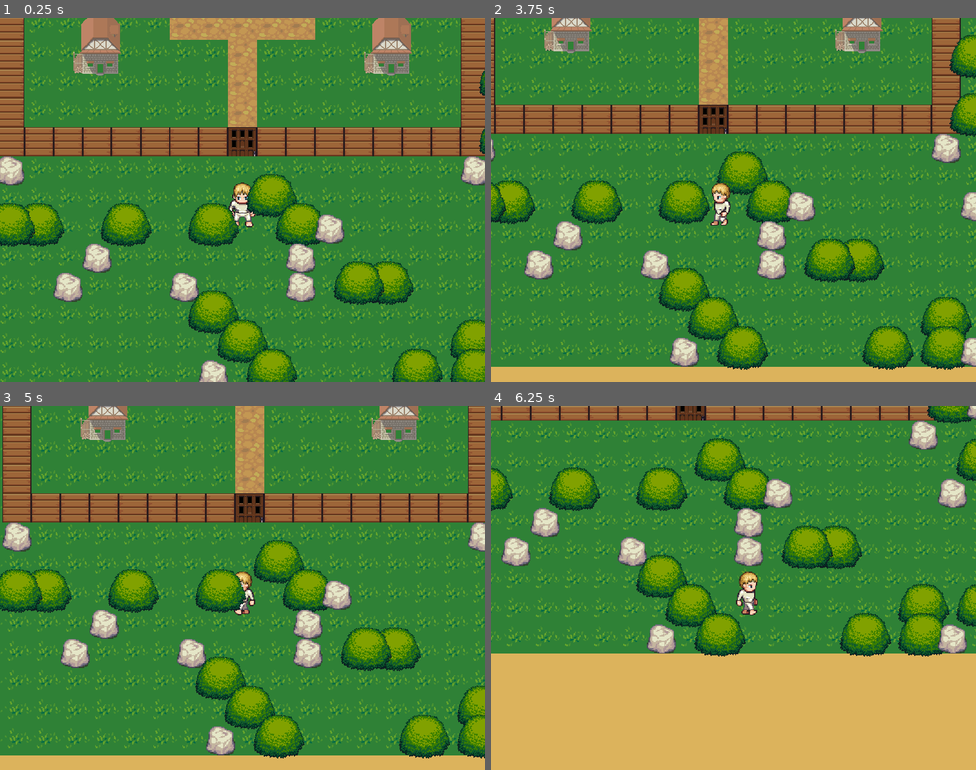
Above: before the commit, frames 1-4 (two rows, left to right).
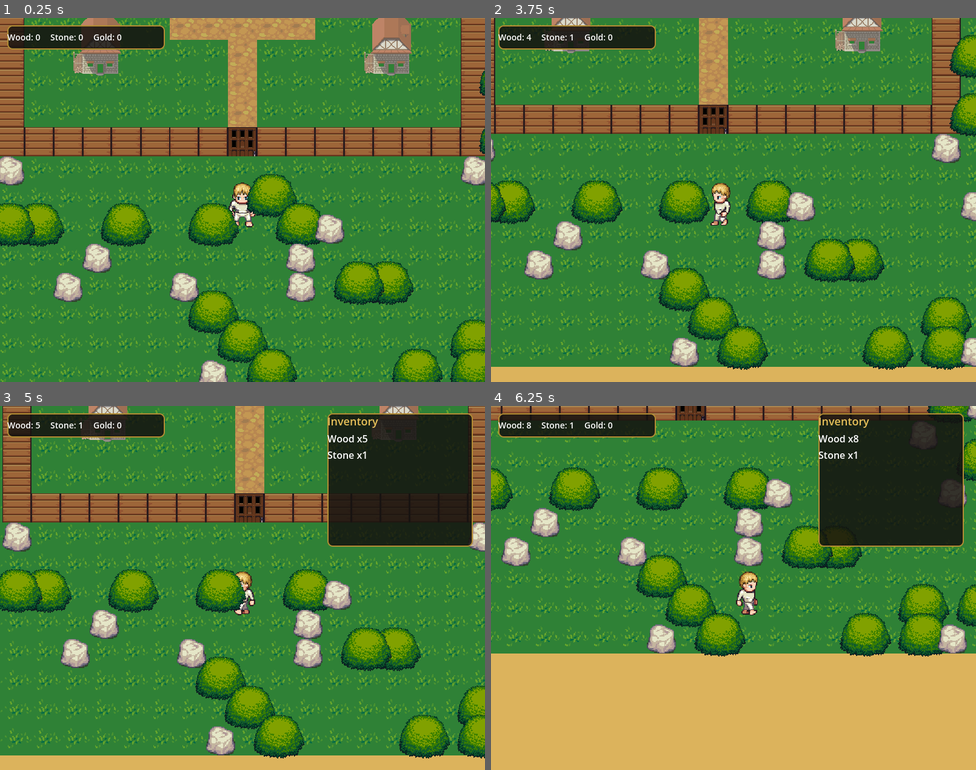
Above: after the commit, the same moments.

Repository: tobiashk-git/valley-game-godot
Game: Godot game, scene res://scenes/Overworld.tscn
The game is run twice, just before and just after one commit, with the same random seed, the same clock (stepped at 60 frames per second) and the same inputs.
Inputs:
- Up to frame 1 (0.25 s): no input
- Up to frame 2 (3.75 s): tap Enter at 0.5 s; hold D (move_right) 0.53-1.28 s; tap E (interact) every 0.75 s from 0.6 to 3.6 s; hold S (move_down) 1.28-2.03 s; hold D (move_right) 2.03-2.78 s; hold W (move_up) 2.78-3.53 s; hold A (move_left) from 3.53 s (still down)
- Up to frame 3 (5 s): keep holding A (move_left); tap I (toggle_inventory, bound only after the commit) at 4.15 s; tap E (interact) at 4.35 s
- Up to frame 4 (6.25 s): release A (move_left) at 5.03 s; hold S (move_down) 5.03-5.78 s; tap E (interact) at 5.1, 5.85 s; hold D (move_right) from 5.78 s (still down)

The runs differ from the first frame. In frame 1, 2.1% of the frame differs, in the area x 1-34%, y 2-9%; in frame 2, 3.0%; in frame 3, 14%; in frame 4, 14%, in the area x 1-98%, y 2-39%.

Commit message:
Phase 3 (slice 1): items, inventory, gathering, HUD + inventory panel
New foundation for the UI phase: Items.gd (a small registry - wood,
stone, gold, just enough to prove the pipeline) and Inventory.gd (the
backpack, add/remove/get by id with a changed signal), both plain-
script autoloads like World/GameState.

Trees and rocks are now gatherable - walk near, press E, get 1 wood/
stone, deplete after 3 taps and disappear - via a new gatherable.gd
attached to both prop scenes (port of tryGather()/nearestResourceTile()
in game.js). A HUD (top-left, live wood/stone/gold counters) and an
inventory panel (toggled with I) both update live off Inventory's
changed signal.

Two real bugs caught during verification: (1) items.gd's get_name()
silently collided with Node's own built-in get_name() - renamed to
get_item_name(). (2) hud.gd's node paths skipped a MarginContainer
level that's actually in the built scene, crashing on load - fixed
to match. Also confirmed a real environment quirk: bare global
identifiers for autoloads only resolve reliably in scripts attached
to actual scene-tree nodes, not in top-level `--script` SceneTree
runners or `--check-only` checks - only affects my own verification
tooling, not the game itself (World/GameState/Items/Inventory are
all referenced as bare identifiers throughout the real game scripts
and work correctly at runtime).

Diff:
--- a/project.godot
+++ b/project.godot
@@ -19,6 +19,10 @@
 World="*res://scripts/world.gd"
 GameState="*res://scripts/game_state.gd"
 DialogueUI="*res://scenes/DialogueUI.tscn"
+Items="*res://scripts/items.gd"
+Inventory="*res://scripts/inventory.gd"
+HUD="*res://scenes/HUD.tscn"
+InventoryPanel="*res://scenes/InventoryPanel.tscn"
 
 [display]
 
@@ -53,6 +57,11 @@
 "events": [Object(InputEventKey,"resource_local_to_scene":false,"resource_name":"","device":-1,"window_id":0,"alt_press …(190 unchanged characters)…
 ]
 }
+toggle_inventory={
+"deadzone": 0.2,
+"events": [Object(InputEventKey,"resource_local_to_scene":false,"resource_name":"","device":-1,"window_id":0,"alt_pressed":false,"shift_pressed":false,"ctrl_pressed":false,"meta_pressed":false,"pressed":false,"keycode":0,"physical_keycode":73,"key_label":0,"unicode":0,"location":0,"echo":false,"script":null)
+]
+}
 
 [rendering]
 
--- /dev/null
+++ b/scenes/HUD.tscn
@@ -0,0 +1,50 @@
+[gd_scene format=3]
+
+[ext_resource type="Script" path="res://scripts/hud.gd" id="1_qpvh6"]
+
+[sub_resource type="StyleBoxFlat" id="StyleBoxFlat_fls4u"]
+content_margin_left = 12.0
+content_margin_top = 12.0
+content_margin_right = 12.0
+content_margin_bottom = 12.0
+bg_color = Color(0.08, 0.07, 0.06, 0.85)
+border_width_left = 2
+border_width_top = 2
+border_width_right = 2
+border_width_bottom = 2
+border_color = Color(0.7, 0.55, 0.2, 1)
+corner_radius_top_left = 8
+corner_radius_top_right = 8
+corner_radius_bottom_right = 8
+corner_radius_bottom_left = 8
+
+[node name="HUD" type="CanvasLayer" unique_id=1770952967]
+script = ExtResource("1_qpvh6")
+
+[node name="Panel" type="Panel" parent="." unique_id=210671950]
+offset_left = 12.0
+offset_top = 12.0
+offset_right = 272.0
+offset_bottom = 52.0
+theme_override_styles/panel = SubResource("StyleBoxFlat_fls4u")
+
+[node name="Margin" type="MarginContainer" parent="Panel" unique_id=491666188]
+layout_mode = 0
+anchor_right = 1.0
+anchor_bottom = 1.0
+
+[node name="HBox" type="HBoxContainer" parent="Panel/Margin" unique_id=1306099819]
+layout_mode = 2
+theme_override_constants/separation = 16
+
+[node name="WoodLabel" type="Label" parent="Panel/Margin/HBox" unique_id=138824027]
+layout_mode = 2
+theme_override_font_sizes/font_size = 14
+
+[node name="StoneLabel" type="Label" parent="Panel/Margin/HBox" unique_id=259155885]
+layout_mode = 2
+theme_override_font_sizes/font_size = 14
+
+[node name="GoldLabel" type="Label" parent="Panel/Margin/HBox" unique_id=1693111829]
+layout_mode = 2
+theme_override_font_sizes/font_size = 14
--- /dev/null
+++ b/scenes/InventoryPanel.tscn
@@ -0,0 +1,49 @@
+[gd_scene format=3]
+
+[ext_resource type="Script" path="res://scripts/inventory_panel.gd" id="1_1gbta"]
+
+[sub_resource type="StyleBoxFlat" id="StyleBoxFlat_snuej"]
+content_margin_left = 12.0
+content_margin_top = 12.0
+content_margin_right = 12.0
+content_margin_bottom = 12.0
+bg_color = Color(0.08, 0.07, 0.06, 0.85)
+border_width_left = 2
+border_width_top = 2
+border_width_right = 2
+border_width_bottom = 2
+border_color = Color(0.7, 0.55, 0.2, 1)
+corner_radius_top_left = 8
+corner_radius_top_right = 8
+corner_radius_bottom_right = 8
+corner_radius_bottom_left = 8
+
+[node name="InventoryPanel" type="CanvasLayer" unique_id=1548753601]
+script = ExtResource("1_1gbta")
+
+[node name="Panel" type="Panel" parent="." unique_id=327969377]
+anchors_preset = 1
+anchor_left = 1.0
+anchor_right = 1.0
+offset_left = -260.0
+offset_top = 12.0
+offset_right = -20.0
+offset_bottom = 232.0
+theme_override_styles/panel = SubResource("StyleBoxFlat_snuej")
+
+[node name="Margin" type="MarginContainer" parent="Panel" unique_id=327504205]
+layout_mode = 0
+anchor_right = 1.0
+anchor_bottom = 1.0
+
+[node name="VBox" type="VBoxContainer" parent="Panel/Margin" unique_id=1241154781]
+layout_mode = 2
+
+[node name="Title" type="Label" parent="Panel/Margin/VBox" unique_id=937438277]
+layout_mode = 2
+theme_override_font_sizes/font_size = 18
+theme_override_colors/font_color = Color(0.9, 0.75, 0.35, 1)
+text = "Inventory"
+
+[node name="List" type="VBoxContainer" parent="Panel/Margin/VBox" unique_id=2115499950]
+layout_mode = 2
--- a/scenes/props/Rock.tscn
+++ b/scenes/props/Rock.tscn
@@ -1,16 +1,27 @@
 [gd_scene format=3]
 
-[ext_resource type="Texture2D" path="res://assets/rock.png" id="1_0ike7"]
+[ext_resource type="Script" path="res://scripts/gatherable.gd" id="1_6pc1l"]
+[ext_resource type="Texture2D" path="res://assets/rock.png" id="2_ruu52"]
 
-[sub_resource type="RectangleShape2D" id="RectangleShape2D_6pc1l"]
+[sub_resource type="RectangleShape2D" id="RectangleShape2D_8qern"]
 size = Vector2(28, 28)
 
-[node name="Rock" type="StaticBody2D" unique_id=476619049]
+[sub_resource type="RectangleShape2D" id="RectangleShape2D_4181r"]
+size = Vector2(48, 48)
 
-[node name="Sprite2D" type="Sprite2D" parent="." unique_id=1152064174]
-texture = ExtResource("1_0ike7")
+[node name="Rock" type="StaticBody2D" unique_id=1819147253]
+script = ExtResource("1_6pc1l")
+item_id = "stone"
+
+[node name="Sprite2D" type="Sprite2D" parent="." unique_id=70988743]
+texture = ExtResource("2_ruu52")
 region_enabled = true
 region_rect = Rect2(0, 0, 32, 32)
 
-[node name="CollisionShape2D" type="CollisionShape2D" parent="." unique_id=1552960906]
-shape = SubResource("RectangleShape2D_6pc1l")
+[node name="CollisionShape2D" type="CollisionShape2D" parent="." unique_id=1832993155]
+shape = SubResource("RectangleShape2D_8qern")
+
+[node name="InteractArea" type="Area2D" parent="." unique_id=227439568]
+
+[node name="CollisionShape2D" type="CollisionShape2D" parent="InteractArea" unique_id=1533307453]
+shape = SubResource("RectangleShape2D_4181r")
--- a/scenes/props/Tree.tscn
+++ b/scenes/props/Tree.tscn
@@ -1,16 +1,27 @@
 [gd_scene format=3]
 
-[ext_resource type="Texture2D" path="res://assets/tree.png" id="1_v66lu"]
+[ext_resource type="Script" path="res://scripts/gatherable.gd" id="1_qt0gd"]
+[ext_resource type="Texture2D" path="res://assets/tree.png" id="2_5x4hs"]
 
-[sub_resource type="RectangleShape2D" id="RectangleShape2D_qt0gd"]
+[sub_resource type="RectangleShape2D" id="RectangleShape2D_q4d81"]
 size = Vector2(28, 28)
 
-[node name="Tree" type="StaticBody2D" unique_id=2013593749]
+[sub_resource type="RectangleShape2D" id="RectangleShape2D_th81n"]
+size = Vector2(48, 48)
 
-[node name="Sprite2D" type="Sprite2D" parent="." unique_id=570726275]
+[node name="Tree" type="StaticBody2D" unique_id=809127880]
+script = ExtResource("1_qt0gd")
+item_id = "wood"
+
+[node name="Sprite2D" type="Sprite2D" parent="." unique_id=1856370761]
 scale = Vector2(0.6, 0.6)
-texture = ExtResource("1_v66lu")
+texture = ExtResource("2_5x4hs")
 offset = Vector2(0, -8)
 
-[node name="CollisionShape2D" type="CollisionShape2D" parent="." unique_id=1970530684]
-shape = SubResource("RectangleShape2D_qt0gd")
+[node name="CollisionShape2D" type="CollisionShape2D" parent="." unique_id=248794445]
+shape = SubResource("RectangleShape2D_q4d81")
+
+[node name="InteractArea" type="Area2D" parent="." unique_id=1054015117]
+
+[node name="CollisionShape2D" type="CollisionShape2D" parent="InteractArea" unique_id=2010048125]
+shape = SubResource("RectangleShape2D_th81n")
--- /dev/null
+++ b/scripts/gatherable.gd
@@ -0,0 +1,32 @@
+extends StaticBody2D
+# Attached to Tree/Rock — port of tryGather()/nearestResourceTile() in
+# game.js: walk near, press E, grants 1 of the resource, depletes after
+# `amount` taps and removes itself (matching the JS depletion-then-revert
+# behavior, simplified since there's no base terrain tile to revert to here
+# — the prop instance itself just disappears).
+
+@export var item_id := ""
+@export var amount := 3
+
+@onready var interact_area: Area2D = $InteractArea
+
+var _player_inside := false
+
+func _ready() -> void:
+	interact_area.body_entered.connect(_on_body_entered)
+	interact_area.body_exited.connect(_on_body_exited)
+
+func _on_body_entered(body: Node2D) -> void:
+	if body.is_in_group("player"):
+		_player_inside = true
+
+func _on_body_exited(body: Node2D) -> void:
+	if body.is_in_group("player"):
+		_player_inside = false
+
+func _process(_delta: float) -> void:
+	if _player_inside and Input.is_action_just_pressed("interact"):
+		Inventory.add_item(item_id, 1)
+		amount -= 1
+		if amount <= 0:
+			queue_free()
--- /dev/null
+++ b/scripts/hud.gd
@@ -0,0 +1,17 @@
+extends CanvasLayer
+# Autoload — always-visible top-left resource counters, port of the JS
+# HUD's wood/stone counters (plus gold, which the JS HUD doesn't show but
+# is useful to see here while there's no full inventory UI yet).
+
+@onready var wood_label: Label = $Panel/Margin/HBox/WoodLabel
+@onready var stone_label: Label = $Panel/Margin/HBox/StoneLabel
+@onready var gold_label: Label = $Panel/Margin/HBox/GoldLabel
+
+func _ready() -> void:
+	Inventory.changed.connect(_refresh)
+	_refresh()
+
+func _refresh() -> void:
+	wood_label.text = "Wood: %d" % Inventory.get_count("wood")
+	stone_label.text = "Stone: %d" % Inventory.get_count("stone")
+	gold_label.text = "Gold: %d" % Inventory.get_count("gold")
--- /dev/null
+++ b/scripts/inventory.gd
@@ -0,0 +1,26 @@
+extends Node
+# Autoload — the player's backpack. Port of the getResourceCount()/addItem()
+# pattern used throughout items.js/game.js, simplified to backpack-only for
+# now (no pooled storage-chest counting yet — that's a later increment).
+
+signal changed
+
+var backpack: Dictionary = {} # item_id -> count
+
+func add_item(item_id: String, amount: int = 1) -> void:
+	backpack[item_id] = get_count(item_id) + amount
+	changed.emit()
+
+func remove_item(item_id: String, amount: int = 1) -> bool:
+	var have := get_count(item_id)
+	if have < amount:
+		return false
+	if have == amount:
+		backpack.erase(item_id)
+	else:
+		backpack[item_id] = have - amount
+	changed.emit()
+	return true
+
+func get_count(item_id: String) -> int:
+	return backpack.get(item_id, 0)
--- /dev/null
+++ b/scripts/inventory_panel.gd
@@ -0,0 +1,32 @@
+extends CanvasLayer
+# Autoload — toggled with the "toggle_inventory" action (I key). A plain
+# list of backpack contents for now (icons/grid/equip slots are a later
+# increment) - port of inventory.js's renderInventoryPanel(), simplified.
+
+@onready var panel: Panel = $Panel
+@onready var list: VBoxContainer = $Panel/Margin/VBox/List
+
+func _ready() -> void:
+	panel.visible = false
+	Inventory.changed.connect(_refresh)
+
+func _refresh() -> void:
+	for child in list.get_children():
+		child.queue_free()
+	if Inventory.backpack.is_empty():
+		var empty_label := Label.new()
+		empty_label.text = "(empty)"
+		empty_label.add_theme_color_override("font_color", Color(0.6, 0.6, 0.6))
+		list.add_child(empty_label)
+		return
+	for item_id in Inventory.backpack.keys():
+		var row := Label.new()
+		row.text = "%s x%d" % [Items.get_item_name(item_id), Inventory.backpack[item_id]]
+		row.add_theme_font_size_override("font_size", 16)
+		list.add_child(row)
+
+func _process(_delta: float) -> void:
+	if Input.is_action_just_pressed("toggle_inventory"):
+		panel.visible = not panel.visible
+		if panel.visible:
+			_refresh()
--- /dev/null
+++ b/scripts/items.gd
@@ -0,0 +1,15 @@
+extends Node
+# Autoload — minimal item registry, port of the start of items.js. Just
+# enough items to prove the inventory/gathering pipeline end to end; the
+# full item roster (potions, gear, etc.) is a later increment.
+
+const ITEMS := {
+	"wood": {"name": "Wood"},
+	"stone": {"name": "Stone"},
+	"gold": {"name": "Gold"},
+}
+
+func get_item_name(item_id: String) -> String:
+	if ITEMS.has(item_id):
+		return ITEMS[item_id].name
+	return item_id
--- /dev/null
+++ b/tools/setup_gatherables.gd
@@ -0,0 +1,60 @@
+extends SceneTree
+# Rebuilds Tree.tscn and Rock.tscn with an added InteractArea + gatherable.gd
+# so they can be gathered (walk near, press E) — same bottom-anchored sprite
+# construction as tools/setup_props.gd, just with the extra interaction bits.
+# Run via: godot --headless --script res://tools/setup_gatherables.gd
+
+const TILE := 32.0
+const HALF := TILE / 2.0
+
+func _build(scene_name: String, tex_path: String, src_w: float, src_h: float, scale: float, item_id: String, amount: int, region: Rect2 = Rect2()) -> void:
+	var body := StaticBody2D.new()
+	body.name = scene_name
+	body.set_script(load("res://scripts/gatherable.gd"))
+	body.item_id = item_id
+	body.amount = amount
+
+	var sprite := Sprite2D.new()
+	sprite.name = "Sprite2D"
+	sprite.texture = load(tex_path)
+	if region.size != Vector2.ZERO:
+		sprite.region_enabled = true
+		sprite.region_rect = region
+	sprite.scale = Vector2(scale, scale)
+	var drawn_h: float = src_h * scale
+	sprite.offset = Vector2(0, HALF - drawn_h / 2.0)
+	body.add_child(sprite)
+	sprite.owner = body
+
+	var collision := CollisionShape2D.new()
+	collision.name = "CollisionShape2D"
+	var shape := RectangleShape2D.new()
+	shape.size = Vector2(TILE - 4, TILE - 4)
+	collision.shape = shape
+	body.add_child(collision)
+	collision.owner = body
+
+	var interact_area := Area2D.new()
+	interact_area.name = "InteractArea"
+	body.add_child(interact_area)
+	interact_area.owner = body
+
+	var interact_shape := CollisionShape2D.new()
+	interact_shape.name = "CollisionShape2D"
+	var rect := RectangleShape2D.new()
+	rect.size = Vector2(48, 48)
+	interact_shape.shape = rect
+	interact_area.add_child(interact_shape)
+	interact_shape.owner = body
+
+	var packed := PackedScene.new()
+	packed.pack(body)
+	var err := ResourceSaver.save(packed, "res://scenes/props/%s.tscn" % scene_name)
+	print(scene_name, ".tscn saved: ", err)
+
+func _initialize() -> void:
+	print("=== Gatherables setup starting ===")
+	_build("Tree", "res://assets/tree.png", 94.0, 80.0, 0.6, "wood", 3)
+	_build("Rock", "res://assets/rock.png", 32.0, 32.0, 1.0, "stone", 3, Rect2(0, 0, 32, 32))
+	print("=== Gatherables setup complete ===")
+	quit()
--- /dev/null
+++ b/tools/setup_hud_inventory.gd
@@ -0,0 +1,100 @@
+extends SceneTree
+# Builds HUD.tscn (always-visible top-left counters) and InventoryPanel.tscn
+# (toggled with I). Run via: godot --headless --script res://tools/setup_hud_inventory.gd
+
+func _panel_style() -> StyleBoxFlat:
+	var style := StyleBoxFlat.new()
+	style.bg_color = Color(0.08, 0.07, 0.06, 0.85)
+	style.border_color = Color(0.7, 0.55, 0.2, 1.0)
+	style.set_border_width_all(2)
+	style.set_corner_radius_all(8)
+	style.set_content_margin_all(12)
+	return style
+
+func _build_hud() -> void:
+	var layer := CanvasLayer.new()
+	layer.name = "HUD"
+	layer.set_script(load("res://scripts/hud.gd"))
+
+	var panel := Panel.new()
+	panel.name = "Panel"
+	panel.set_anchors_preset(Control.PRESET_TOP_LEFT)
+	panel.position = Vector2(12, 12)
+	panel.size = Vector2(260, 40)
+	panel.add_theme_stylebox_override("panel", _panel_style())
+	layer.add_child(panel)
+	panel.owner = layer
+
+	var margin := MarginContainer.new()
+	margin.name = "Margin"
+	margin.set_anchors_preset(Control.PRESET_FULL_RECT)
+	panel.add_child(margin)
+	margin.owner = layer
+
+	var hbox := HBoxContainer.new()
+	hbox.name = "HBox"
+	hbox.add_theme_constant_override("separation", 16)
+	margin.add_child(hbox)
+	hbox.owner = layer
+
+	for label_name in ["WoodLabel", "StoneLabel", "GoldLabel"]:
+		var label := Label.new()
+		label.name = label_name
+		label.add_theme_font_size_override("font_size", 14)
+		hbox.add_child(label)
+		label.owner = layer
+
+	var packed := PackedScene.new()
+	packed.pack(layer)
+	var err := ResourceSaver.save(packed, "res://scenes/HUD.tscn")
+	print("HUD.tscn saved: ", err)
+
+func _build_inventory_panel() -> void:
+	var layer := CanvasLayer.new()
+	layer.name = "InventoryPanel"
+	layer.set_script(load("res://scripts/inventory_panel.gd"))
+
+	var panel := Panel.new()
+	panel.name = "Panel"
+	panel.set_anchors_preset(Control.PRESET_TOP_RIGHT)
+	panel.position = Vector2(-260, 12)
+	panel.size = Vector2(240, 220)
+	panel.add_theme_stylebox_override("panel", _panel_style())
+	layer.add_child(panel)
+	panel.owner = layer
+
+	var margin := MarginContainer.new()
+	margin.name = "Margin"
+	margin.set_anchors_preset(Control.PRESET_FULL_RECT)
+	panel.add_child(margin)
+	margin.owner = layer
+
+	var vbox := VBoxContainer.new()
+	vbox.name = "VBox"
+	margin.add_child(vbox)
+	vbox.owner = layer
+
+	var title := Label.new()
+	title.name = "Title"
+	title.text = "Inventory"
+	title.add_theme_color_override("font_color", Color(0.9, 0.75, 0.35))
+	title.add_theme_font_size_override("font_size", 18)
+	vbox.add_child(title)
+	title.owner = layer
+
+	var list := VBoxContainer.new()
+	list.name = "List"
+	vbox.add_child(list)
+	list.owner = layer
+
+	var packed := PackedScene.new()
+	packed.pack(layer)
+	var err := ResourceSaver.save(packed, "res://scenes/InventoryPanel.tscn")
+	print("InventoryPanel.tscn saved: ", err)
+
+func _initialize() -> void:
+	print("=== HUD + Inventory panel setup starting ===")
+	_build_hud()
+	_build_inventory_panel()
+	print("=== Setup complete ===")
+	quit()
--- /dev/null
+++ b/tools/verify_inventory.gd
@@ -0,0 +1,59 @@
+extends SceneTree
+
+func _initialize() -> void:
+	var overworld_scene: PackedScene = load("res://scenes/Overworld.tscn")
+	var overworld: Node2D = overworld_scene.instantiate()
+	root.add_child(overworld)
+	current_scene = overworld
+	await process_frame
+
+	var player: CharacterBody2D = overworld.get_node("YSort/Player")
+	var cam: Camera2D = player.get_node("Camera2D")
+
+	# Find a nearby Tree prop to gather.
+	var ysort: Node2D = overworld.get_node("YSort")
+	var tree: Node = null
+	for child in ysort.get_children():
+		if child.name.begins_with("Tree"):
+			tree = child
+			break
+	print("Found tree at: ", tree.position if tree else "none")
+
+	player.position = tree.position + Vector2(0, 20)
+	cam.zoom = Vector2(2.0, 2.0)
+	cam.reset_smoothing()
+	for i in range(3):
+		await process_frame
+
+	root.get_texture().get_image().save_png("res://verify_before_gather.png")
+
+	# Gather 3 times (tree.gd amount=3) via the interact area, same pattern
+	# as every other proximity check.
+	var interact_area: Area2D = tree.get_node("InteractArea")
+	for tap in range(3):
+		var overlapping := false
+		for b in interact_area.get_overlapping_bodies():
+			if b.is_in_group("player"):
+				overlapping = true
+		print("Tap ", tap, " player overlapping tree area: ", overlapping)
+		Input.action_press("interact")
+		await process_frame
+		await process_frame
+		Input.action_release("interact")
+		await process_frame
+		await process_frame
+		await process_frame
+		print("Wood count after tap ", tap, ": ", root.get_node("Inventory").get_count("wood"))
+
+	print("Tree still in tree (queue_free'd?): ", is_instance_valid(tree))
+	root.get_texture().get_image().save_png("res://verify_after_gather.png")
+
+	# Open the inventory panel.
+	Input.action_press("toggle_inventory")
+	await process_frame
+	Input.action_release("toggle_inventory")
+	await process_frame
+	await process_frame
+	root.get_texture().get_image().save_png("res://verify_inventory_panel.png")
+
+	quit()
Not shown, added: scripts/gatherable.gd.uid
Not shown, added: scripts/hud.gd.uid
Not shown, added: scripts/inventory.gd.uid
Not shown, added: scripts/inventory_panel.gd.uid
Not shown, added: scripts/items.gd.uid
Not shown, added: tools/setup_gatherables.gd.uid
Not shown, added: tools/setup_hud_inventory.gd.uid
Not shown, added: tools/verify_village_houses2.gd.uid
